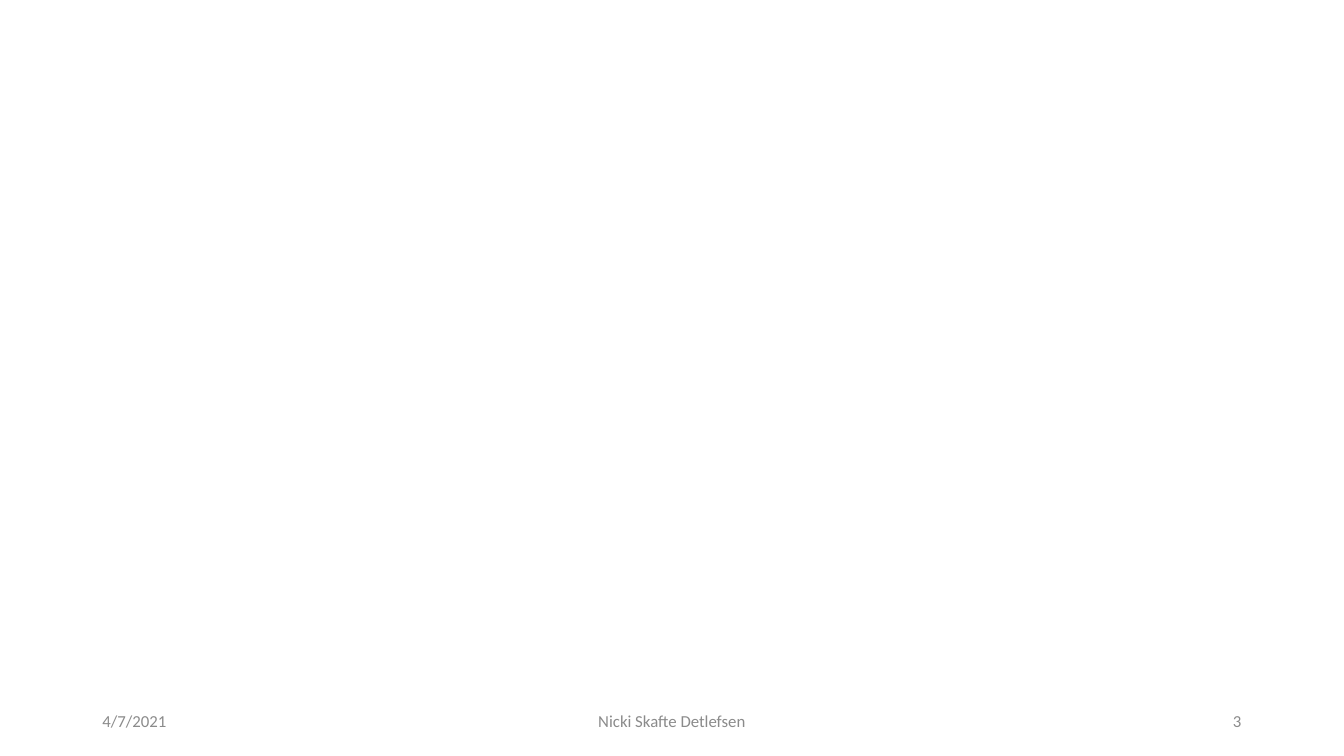
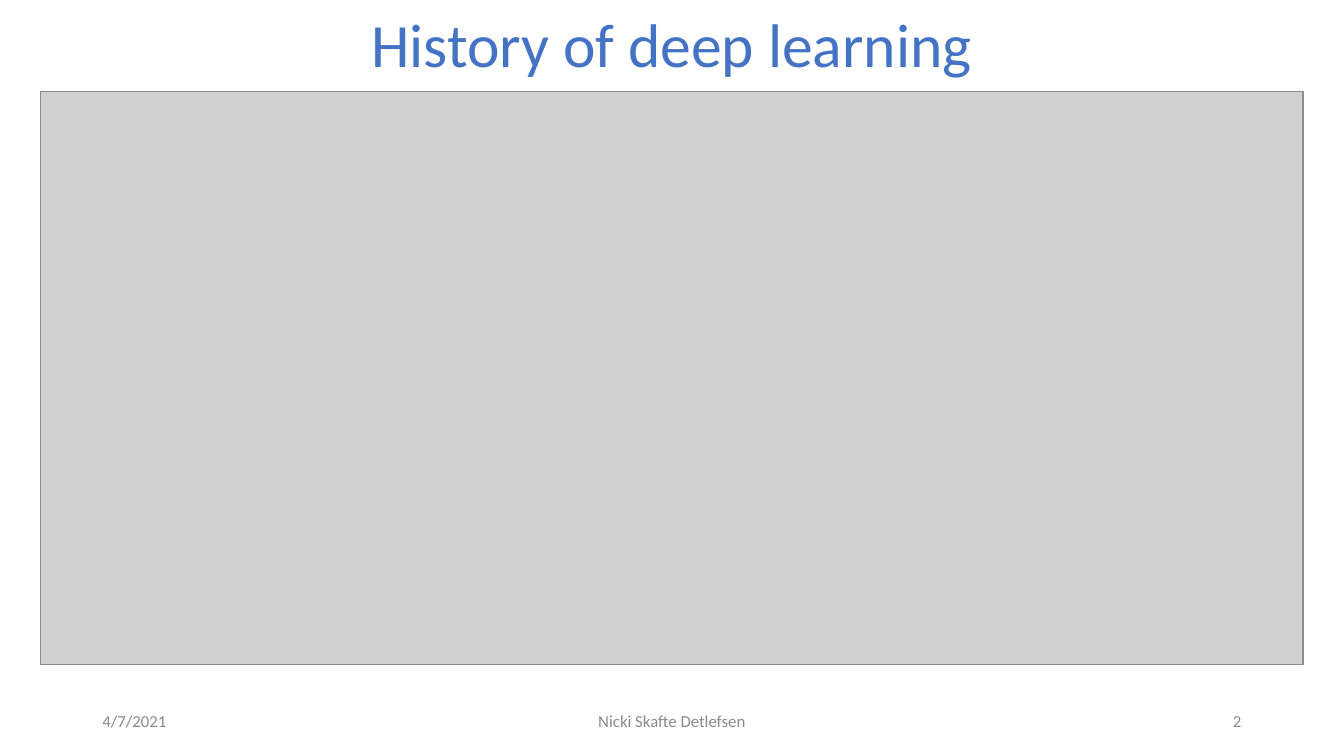
Before and after one commit to DeepEasterbunny/dtu_mlops, a slide deck: slide 2 of How autodiff changed the world.pptx (slide 3 before the commit). Drawn at 1344x756 pixels with LibreOffice and Linux fonts; fonts in the diff are those of the drawing; grey boxes stand for pictures; background and template pictures are left out. Boxes give left, top, right and bottom in pixels: in the first picture for what was removed or moved away, otherwise in the second. Text is boxed around its words. In the diff, an @@ line names an element or a change of style, - is before the commit and + after.

Commit message:
presentation

```diff
--- a/How autodiff changed the world.pptx
+++ b/How autodiff changed the world.pptx
@@ title added at (x1=371, y1=24, x2=971, y2=78), 44 pt, text #4472C4 @@
+History of deep learning
@@ picture added at (x1=41, y1=92, x2=1304, y2=664) @@
@@ page number at (x1=1233, y1=716, x2=1241, y2=727): text changed @@
-3
+2
```
Also in this commit, not shown: 2 other slides changed, 3 slides added.
